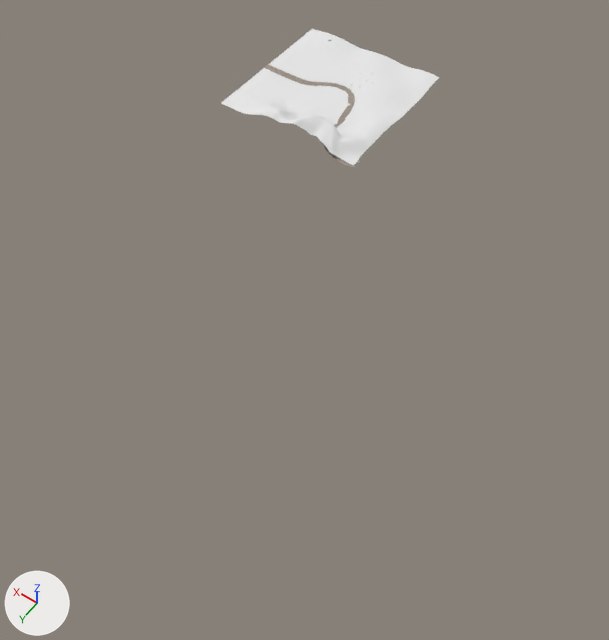
What one commit did to the Blender file 03-Scenes/mm-desert_szene.blend.
Rendered twice from a 50 mm camera at (-391.0, 600.0, 538.0) aimed at (-137.0, 244.0, -21.0). The lights are fixed; the arrows at lower left show +X, +Y and +Z.

The scene before the commit, as lines of its bpy script (objects in view):
```python
me_plane = bpy.data.meshes.new('Plane')
me_plane.from_pydata(...)  # 4578 vertices, 4413 faces; spans x -0.95..1.05, y -1.01..1.03, z -0.13..0.28
me_plane.polygons.foreach_set('use_smooth', [True] * 4413)
me_plane.materials.append(mat_material)  # its picture is missing
ob_plane = bpy.data.objects.new('Plane', me_plane)
ob_plane.location = (0.0, 0.0, 0.0)
ob_plane.scale = (80.4, 80.4, 80.4)
```
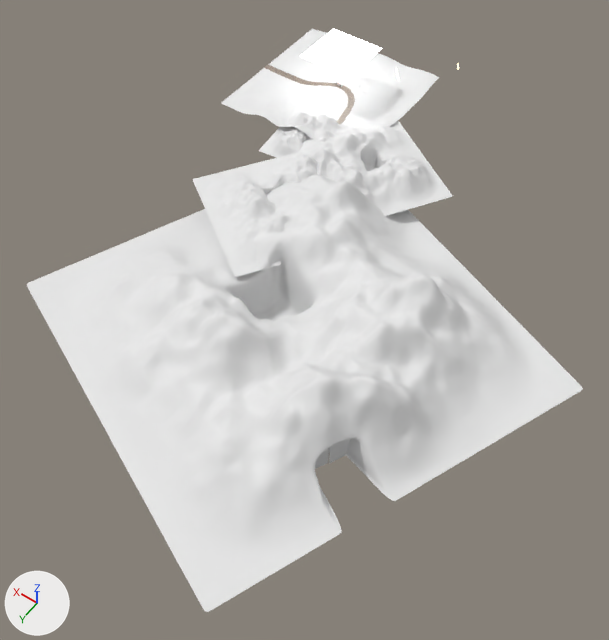
What changed in the scene script:
```text
Add me_plane_003:
    me_plane_003.from_pydata([(-1.0, -1.0, 0.0), (1.0, -1.0, 0.0), (-1.0, 1.0, 0.0), (1.0, 1.0, 0.0)], [], [(0, 1, 3, 2)])
    me_plane_003.materials.append(mat_material_010)  # white #e7e7e7
Add me_plane_006:
    me_plane_006.from_pydata([(-1.0, -1.0, 0.0), (1.0, -1.0, 0.0), (-1.0, 1.0, 0.0), (1.0, 1.0, 0.0)], [], [(0, 1, 3, 2)])
    me_plane_006.materials.append(mat_material_003)  # its picture is missing
Add col_newmountain:
    col_newmountain = bpy.data.collections.new('newmountain')
    col_newmountain.objects.link(ob_plane_006)
    col_newmountain.objects.link(ob_plane_008)
    col_newmountain.objects.link(ob_landscape)
Add ob_plane_003:
    ob_plane_003 = bpy.data.objects.new('Plane.003', me_plane_003)
    ob_plane_003.location = (-4.0, -5.0, 47.0)
    ob_plane_003.scale = (-29.4, -29.4, -29.4)
Add ob_newmountain:
    ob_newmountain = bpy.data.objects.new('newmountain', None)
    ob_newmountain.location = (-23.0, 80.0, -3.0)
    ob_newmountain.rotation_euler = (0.0, 0.0, 0.114)  # degrees (0, 0, 6.5)
    ob_newmountain.scale = (25.6, 25.6, 25.6)
    ob_newmountain.instance_type = 'COLLECTION'
    ob_newmountain.instance_collection = col_newmountain
Add ob_landscape:
    ob_landscape = bpy.data.objects.new('Landscape', me_landscape)  # 4207 vertices, 4059 faces; spans x -1.5..1.5, y -1.5..1.5, z -0.24..0.69; in mat_material_005 (its picture is missing); modifiers SUBSURF
    ob_landscape.location = (-0.103, -0.236, 0.151)
Add ob_plane_006:
    ob_plane_006 = bpy.data.objects.new('Plane.006', me_plane_006)
    ob_plane_006.location = (-0.334, -1.286, 0.306)
    ob_plane_006.rotation_euler = (1.571, 0.0, 3.112)  # degrees (90, 0, 178)
    ob_plane_006.scale = (0.113, 0.164, 0.185)
Add ob_plane_008:
    ob_plane_008 = bpy.data.objects.new('Plane.008', me_plane_008)  # 23 vertices, 14 faces; spans x -1.0..1.0, y -1.0..1.0, z 0.0; in mat_material_003 (its picture is missing)
    ob_plane_008.location = (-0.56, -1.263, 0.306)
    ob_plane_008.rotation_euler = (1.571, 0.0, -0.0993)  # degrees (90, 0, -5.7)
    ob_plane_008.scale = (0.113, 0.164, 0.186)
Add ob_newmountain_001:
    ob_newmountain_001 = bpy.data.objects.new('newmountain.001', None)
    ob_newmountain_001.location = (-120.0, 246.0, -30.0)
    ob_newmountain_001.rotation_euler = (0.0, 0.0, -1.967)  # degrees (0, 0, -113)
    ob_newmountain_001.scale = (111.0, 111.0, 111.0)
    ob_newmountain_001.instance_type = 'COLLECTION'
    ob_newmountain_001.instance_collection = col_newmountain
Add ob_newmountain_002:
    ob_newmountain_002 = bpy.data.objects.new('newmountain.002', None)
    ob_newmountain_002.location = (-94.0, 75.0, -7.0)
    ob_newmountain_002.rotation_euler = (0.0, 0.0, -3.715)  # degrees (0, 0, -213)
    ob_newmountain_002.scale = (42.5, 42.5, 42.5)
    ob_newmountain_002.instance_type = 'COLLECTION'
    ob_newmountain_002.instance_collection = col_newmountain
Add ob_newmountain_003:
    ob_newmountain_003 = bpy.data.objects.new('newmountain.003', None)
    ob_newmountain_003.location = (-52.0, 160.0, -1.0)
    ob_newmountain_003.rotation_euler = (0.0, 0.0, -2.156)  # degrees (0, 0, -124)
    ob_newmountain_003.scale = (42.5, 42.5, 42.5)
    ob_newmountain_003.instance_type = 'COLLECTION'
    ob_newmountain_003.instance_collection = col_newmountain
```

Where the change shows, as pixel boxes [x1, y1, x2, y2] in the pictures (609 x 640 px):
'newmountain.001', added
    after: [27, 175, 583, 612]
'newmountain.002', added
    after: [297, 121, 452, 216]
'newmountain.003', added
    after: [193, 152, 318, 277]
'Plane.003', added
    after: [299, 28, 383, 78]
'newmountain', added
    after: [259, 107, 352, 158]
